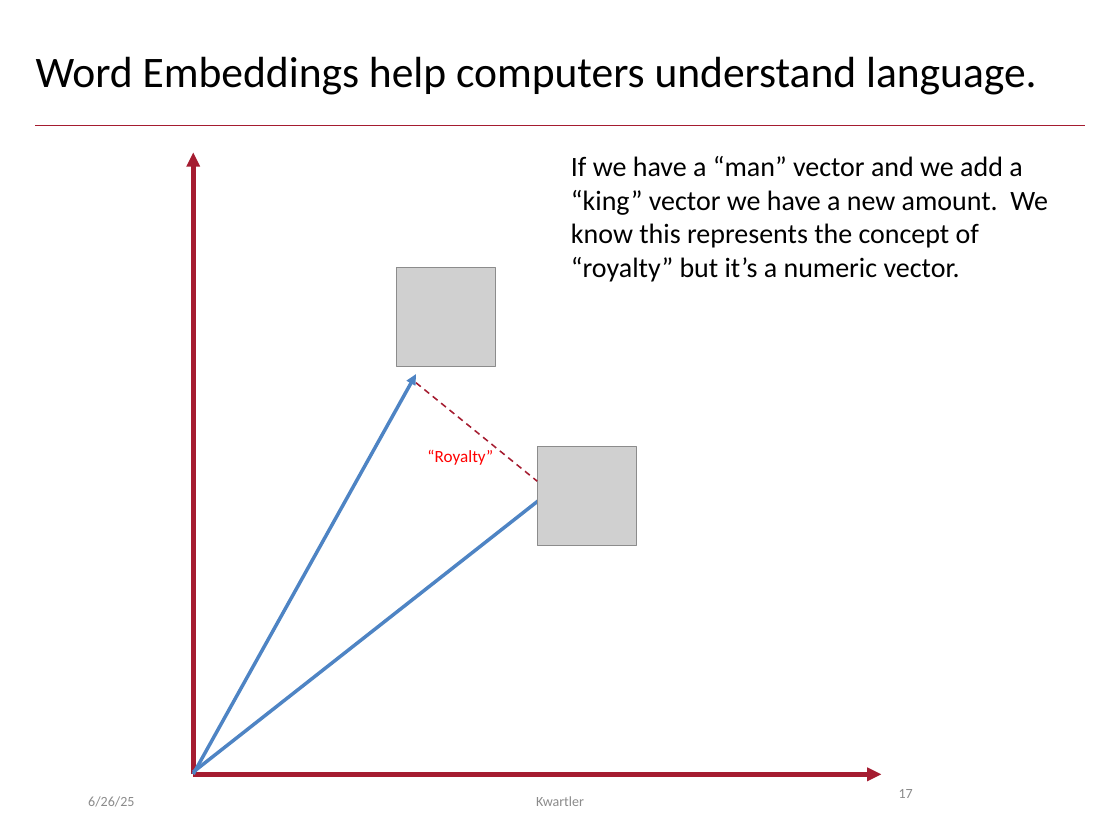
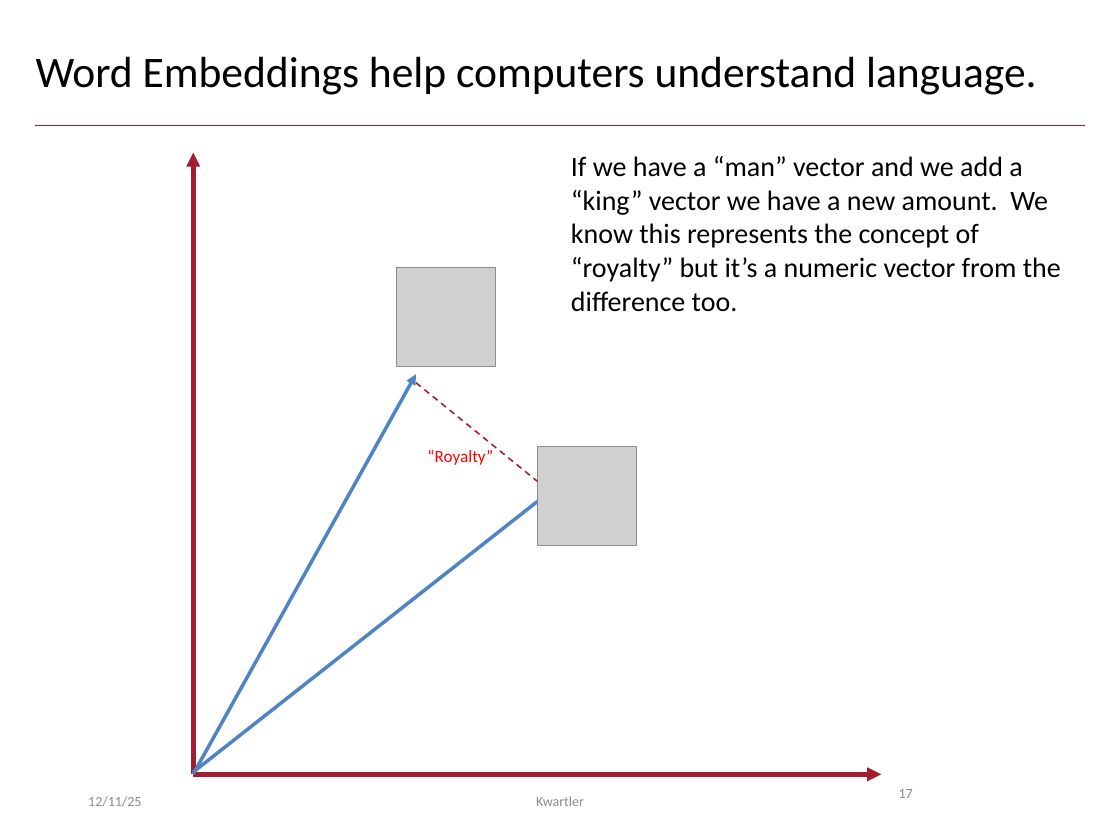
Before and after one commit to kwartler/Vienna_25, a slide deck: slide 17 of Winter/day2/LLM_Extra_Lesson/A_TextVectors_RAG.pptx. Drawn at 1120x840 pixels with LibreOffice and Linux fonts; fonts in the diff are those of the drawing; grey boxes stand for pictures. Boxes give left, top, right and bottom in pixels: in the first picture for what was removed or moved away, otherwise in the second. Text is boxed around its words. In the diff, an @@ line names an element or a change of style, - is before the commit and + after.

```diff
--- a/Winter/day2/LLM_Extra_Lesson/A_TextVectors_RAG.pptx
+++ b/Winter/day2/LLM_Extra_Lesson/A_TextVectors_RAG.pptx
@@ text at (x1=571, y1=156, x2=1061, y2=312): text changed @@
-If we have a “man” vector and we add a “king” vector we have a new amount. We know this represents the concept of “royalty” but it’s a numeric vector.
+If we have a “man” vector and we add a “king” vector we have a new amount. We know this represents the concept of “royalty” but it’s a numeric vector from the difference too.
@@ text at (x1=88, y1=796, x2=141, y2=807): text changed @@
-6/26/25
+12/11/25
```
Also in this commit, not shown: 31 other slides changed, 13 other files.
